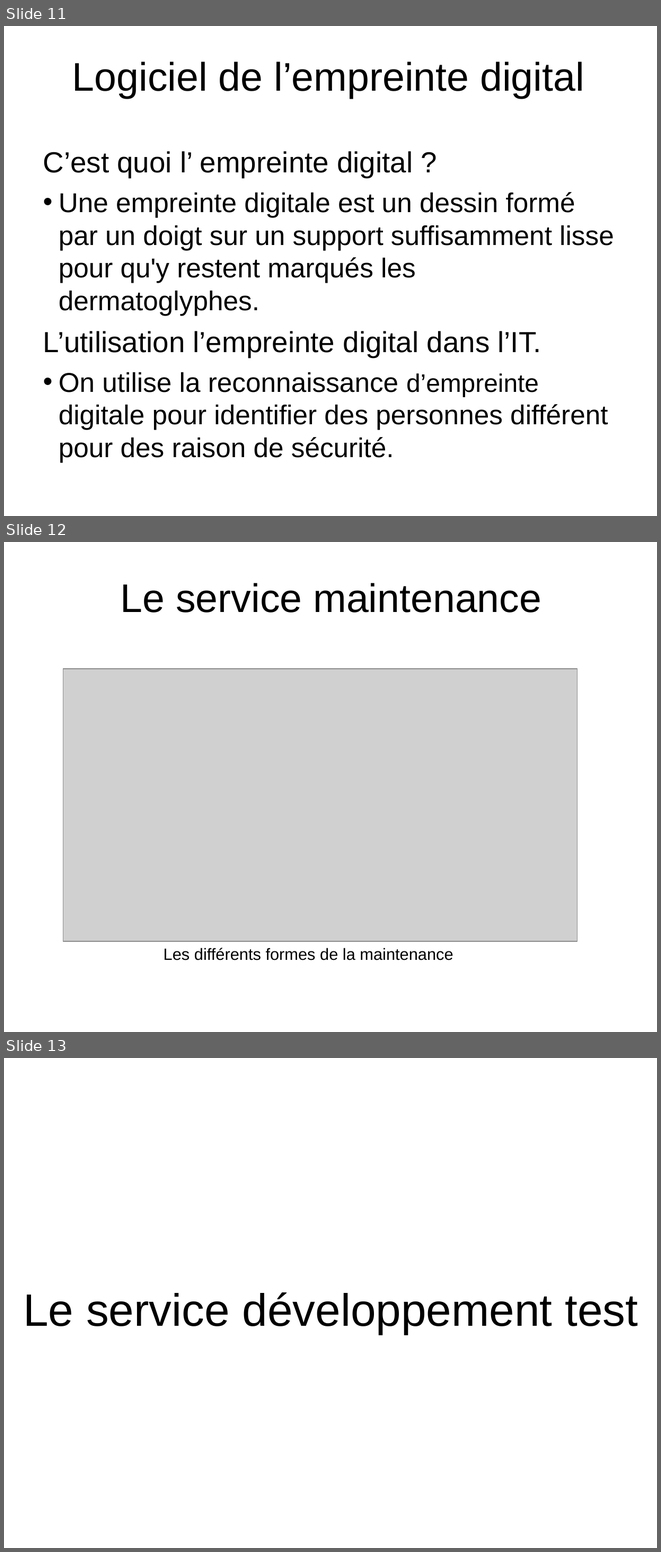
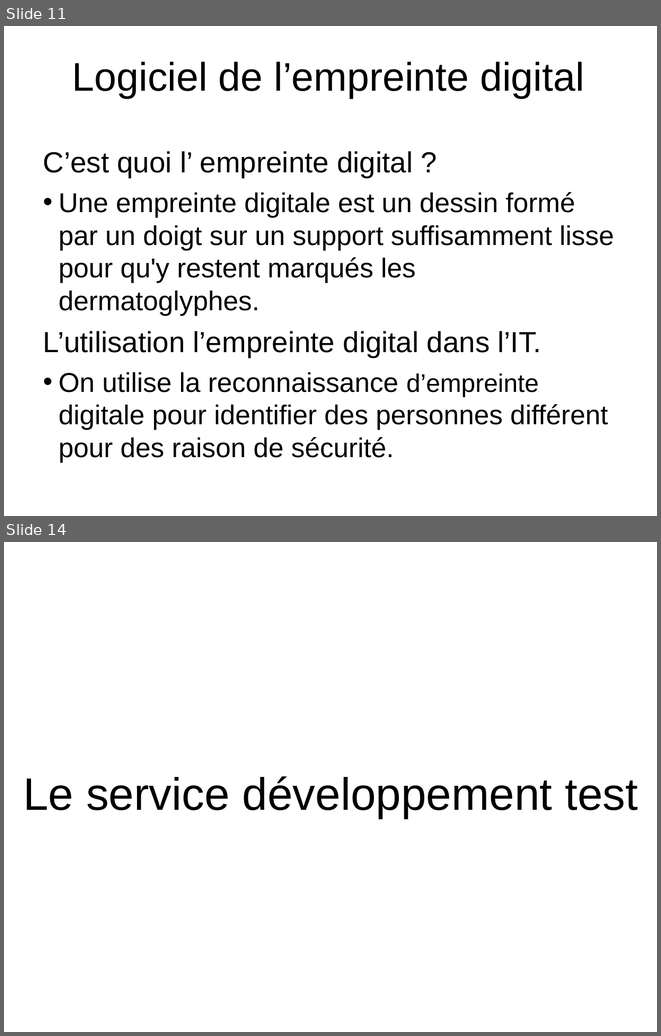
Before and after one commit to HabibAroua/Criminel_dep, a slide deck: documentation/presentation/P1/2734.ppt. Shown one above the other, each under a label of ours: slides 11, 12 and 13 before the commit, slides 11 and 14 after it; the slides between them are not shown. The pictures are 661x1552 and 661x1036 pixels, drawn with LibreOffice and Linux fonts; fonts in the diff are those of the drawing; grey boxes stand for pictures; background and template pictures are left out. Boxes give left, top, right and bottom in pixels: in the first picture for what was removed or moved away, otherwise in the second. Text is boxed around its words. In the diff, an @@ line names an element or a change of style, - is before the commit and + after.

```diff
--- a/documentation/presentation/P1/2734.ppt
+++ b/documentation/presentation/P1/2734.ppt
@@ slide 12 removed at (4, 542, 657, 1032), background picture (left out) @@
@@ title removed at (121, 583, 541, 612) @@
-Le service maintenance
@@ picture removed at (63, 669, 577, 941) @@
@@ text removed at (164, 947, 453, 960) @@
-Les différents formes de la maintenance
@@ what was slide 13 is now slide 14 @@
```
Also in this commit, not shown: 1 slide changed, 2 slides added.
